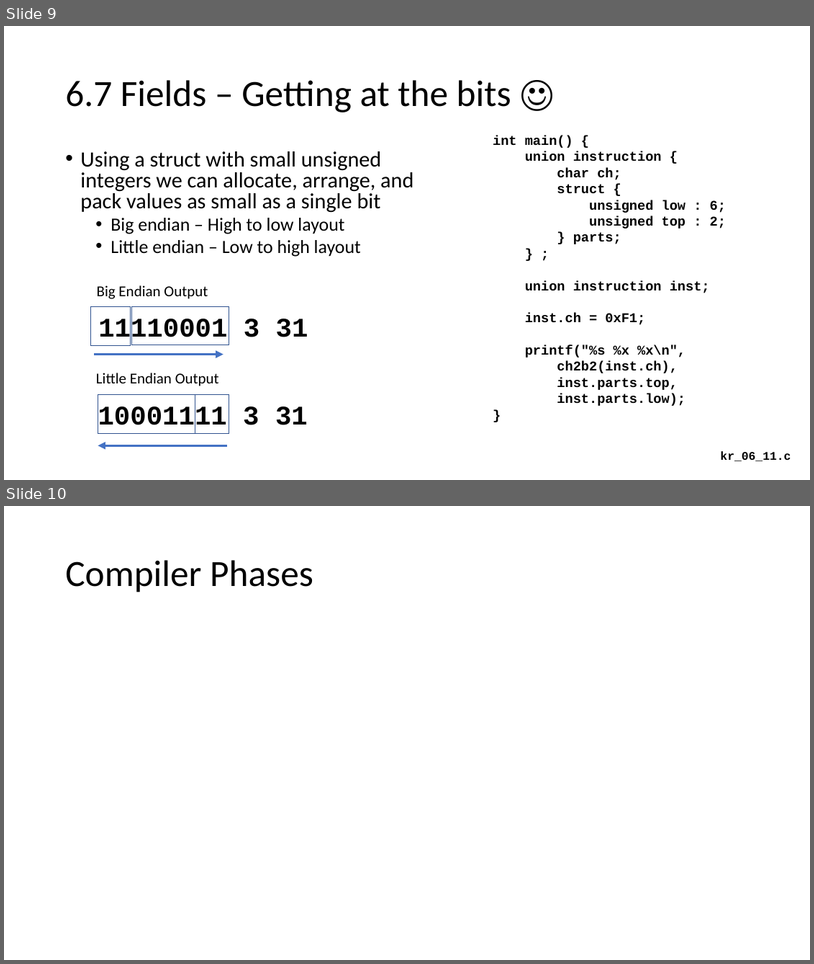
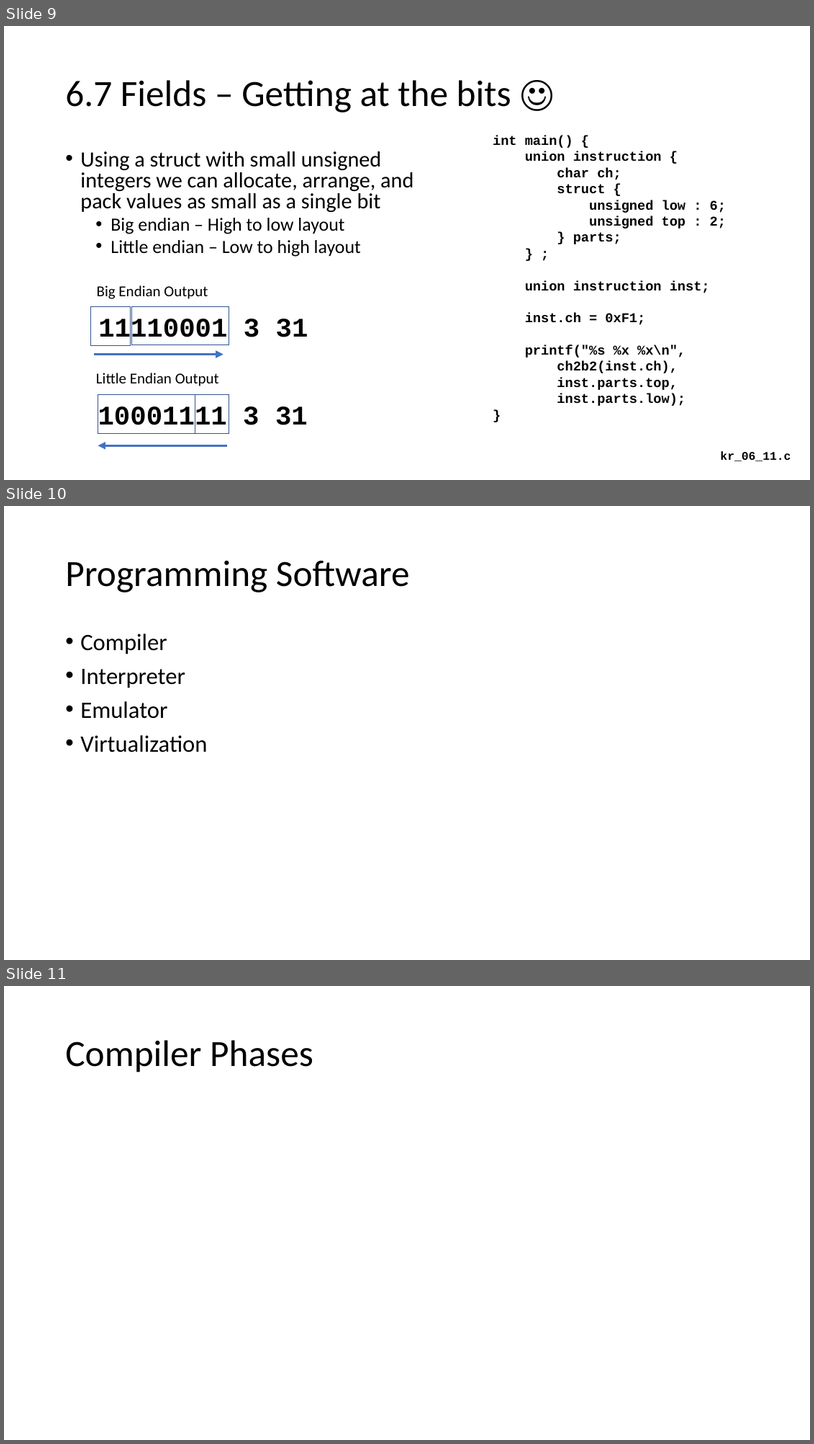
Before and after one commit to csev/ca4e, a slide deck: lectures/05-Software.pptx. Shown one above the other, each under a label of ours: slides 9 and 10 before the commit, slides 9, 10 and 11 after it. The pictures are 814x964 and 814x1444 pixels, drawn with LibreOffice and Linux fonts; fonts in the diff are those of the drawing. Boxes give left, top, right and bottom in pixels: in the first picture for what was removed or moved away, otherwise in the second. Text is boxed around its words. In the diff, an @@ line names an element or a change of style, - is before the commit and + after.

```diff
--- a/lectures/05-Software.pptx
+++ b/lectures/05-Software.pptx
@@ slide 10 added at bbox=[4, 506, 810, 960], background #FFFFFF @@
@@ title added at bbox=[65, 560, 410, 592], 44 pt, text #000000 @@
+Programming Software
@@ text added at bbox=[80, 633, 207, 752], 28 pt, text #000000 @@
+• Compiler
+• Interpreter
+• Emulator
+• Virtualization
@@ what was slide 10 is now slide 11 @@
```
Also in this commit, not shown: 8 other slides added, 4 other files.
